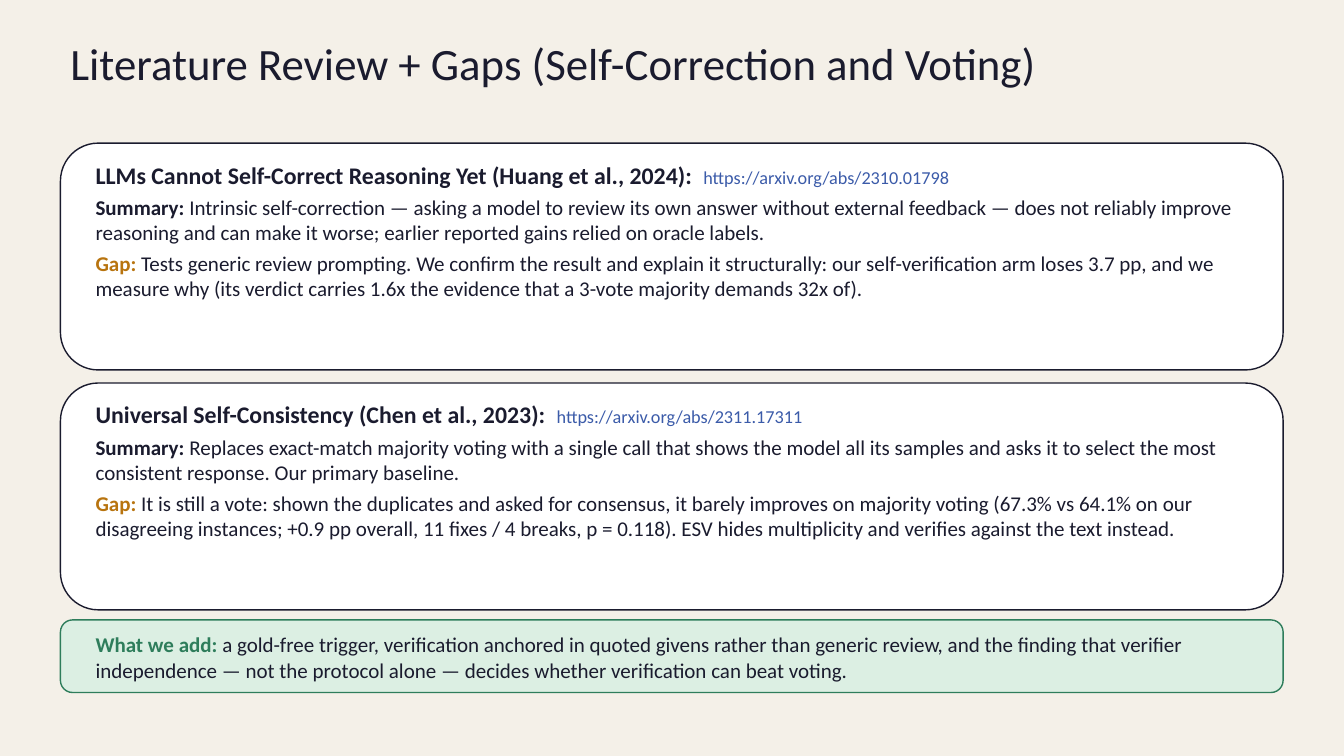
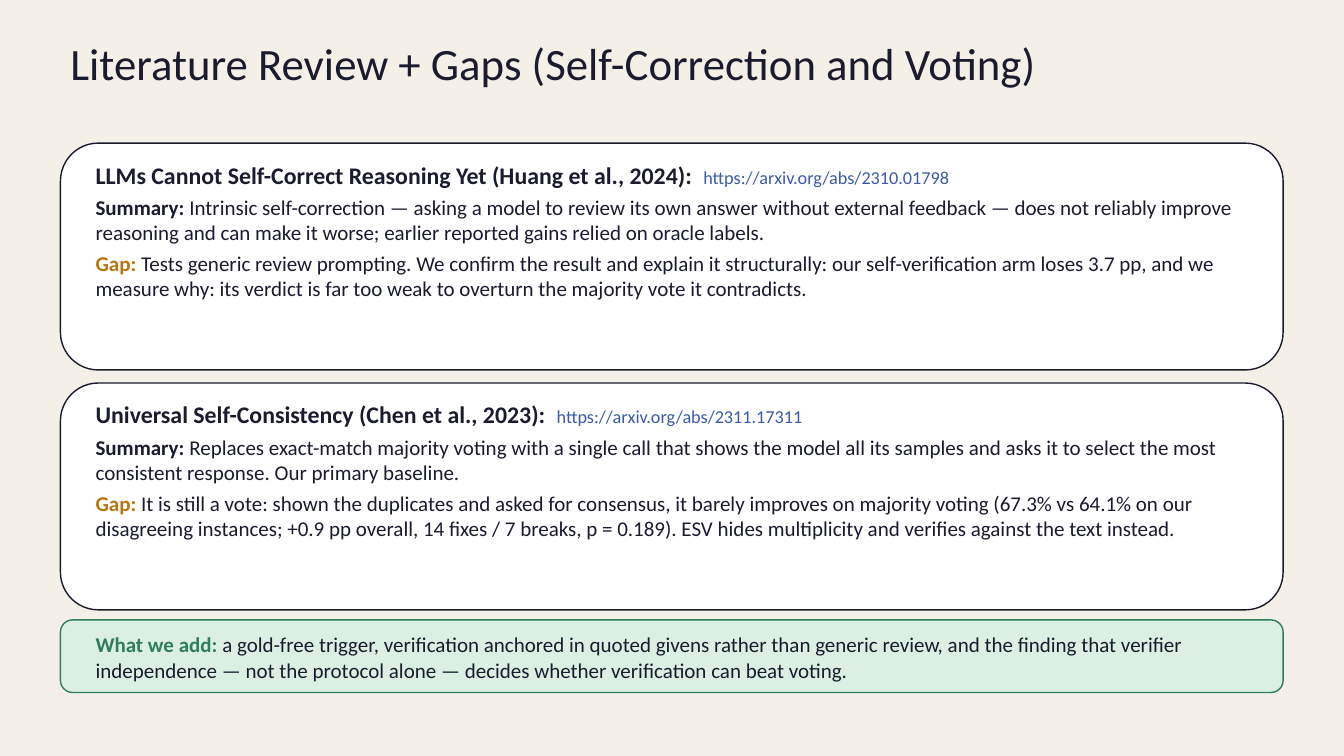
Before and after one commit to StellarDrift15/RAEN_structural-perturbations-esv, a slide deck: slide 4 of presentation/ESV_Project_Proposal_v3.pptx. Drawn at 1344x756 pixels with LibreOffice and Linux fonts; fonts in the diff are those of the drawing. Boxes give left, top, right and bottom in pixels: in the first picture for what was removed or moved away, otherwise in the second. Text is boxed around its words. In the diff, an @@ line names an element or a change of style, - is before the commit and + after.

```diff
--- a/presentation/ESV_Project_Proposal_v3.pptx
+++ b/presentation/ESV_Project_Proposal_v3.pptx
@@ text at (96,256,1213,300): text changed @@
-Gap: Tests generic review prompting. We confirm the result and explain it structurally: our self-verification arm loses 3.7 pp, and we measure why (its verdict carries 1.6x the evidence that a 3-vote majority demands 32x of).
+Gap: Tests generic review prompting. We confirm the result and explain it structurally: our self-verification arm loses 3.7 pp, and we measure why: its verdict is far too weak to overturn the majority vote it contradicts.
@@ text at (96,496,1192,540): text changed @@
-Gap: It is still a vote: shown the duplicates and asked for consensus, it barely improves on majority voting (67.3% vs 64.1% on our disagreeing instances; +0.9 pp overall, 11 fixes / 4 breaks, p = 0.118). ESV hides multiplicity and verifies against the text instead.
+Gap: It is still a vote: shown the duplicates and asked for consensus, it barely improves on majority voting (67.3% vs 64.1% on our disagreeing instances; +0.9 pp overall, 14 fixes / 7 breaks, p = 0.189). ESV hides multiplicity and verifies against the text instead.
```
Also in this commit, not shown: 4 other slides changed, 1 slide added, 1 slide removed, 3 other files.
